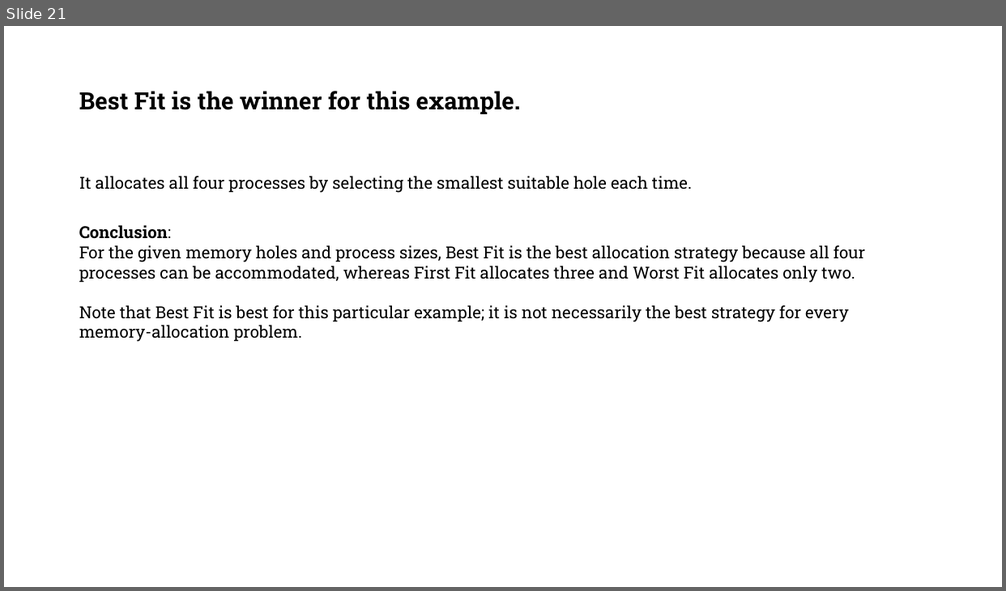
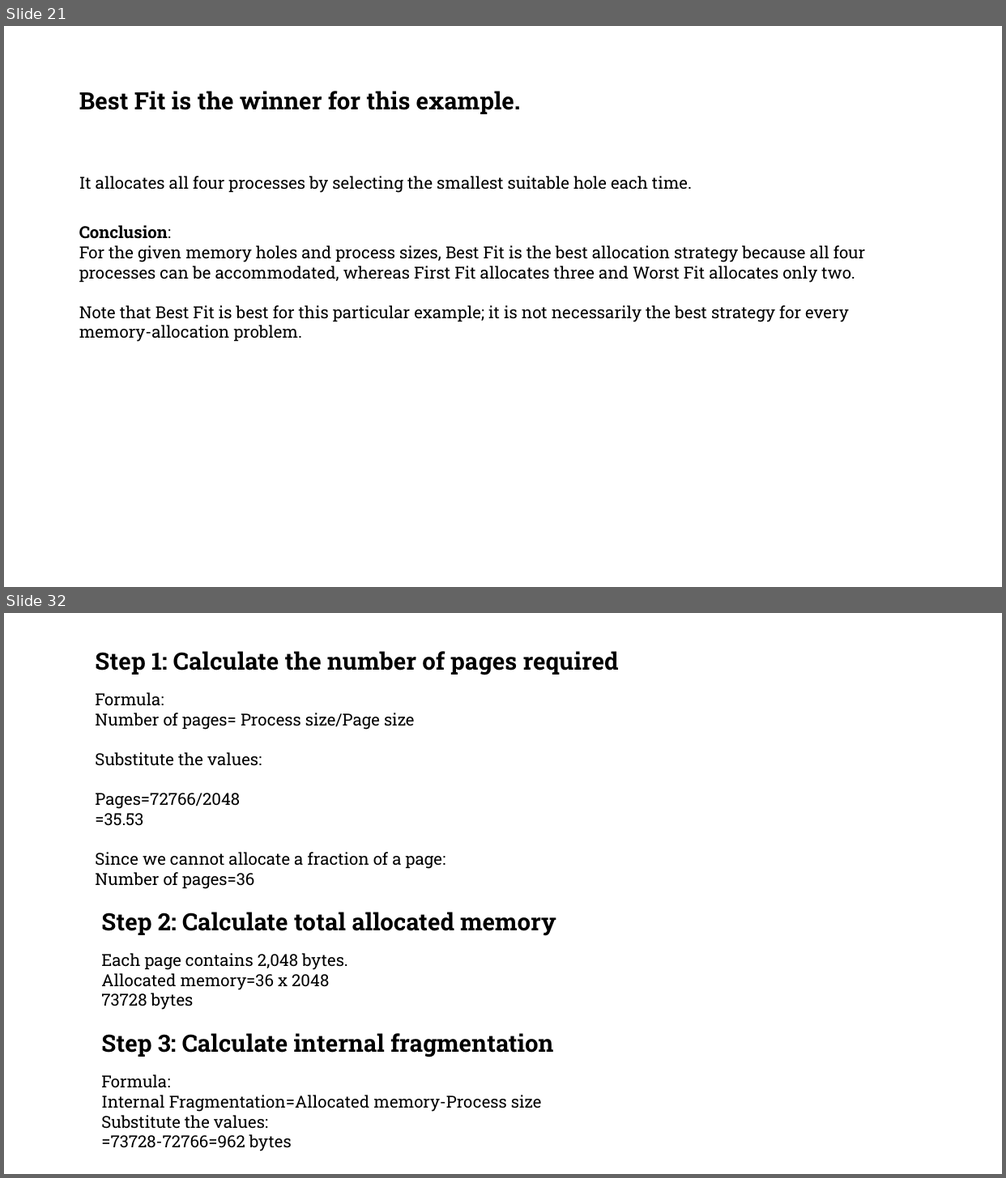
Before and after one commit to baljeetmatta/SystemDesign, a slide deck: Memory Management.pptx. Shown one above the other, each under a label of ours: slide 21 before the commit, slides 21 and 32 after it; the slides between them are not shown. The pictures are 1006x591 and 1006x1178 pixels, drawn with LibreOffice and Linux fonts; fonts in the diff are those of the drawing; background and template pictures are left out. Boxes give left, top, right and bottom in pixels: in the first picture for what was removed or moved away, otherwise in the second. Text is boxed around its words. In the diff, an @@ line names an element or a change of style, - is before the commit and + after.

```diff
--- a/Memory Management.pptx
+++ b/Memory Management.pptx
@@ slide 32 added at (4,613,1002,1174), background #FFFFFF; not listed: 1 template element that a slide beside it also shows @@
@@ text added at (95,651,619,889), 16 pt, text #000000 @@
+Step 1: Calculate the number of pages required
+Formula:
+Number of pages= Process size/Page size
+Substitute the values:
+Pages=72766/2048
+=35.53
+Since we cannot allocate a fraction of a page:
+Number of pages=36
@@ text added at (101,912,556,1010), 16 pt, text #000000 @@
+Step 2: Calculate total allocated memory
+Each page contains 2,048 bytes.
+Allocated memory=36 x 2048
+73728 bytes
@@ text added at (101,1033,553,1152), 16 pt, text #000000 @@
+Step 3: Calculate internal fragmentation
+Formula:
+Internal Fragmentation=Allocated memory-Process size
+Substitute the values:
+=73728-72766=962 bytes
```
Also in this commit, not shown: 6 slides changed, 5 other slides added.
